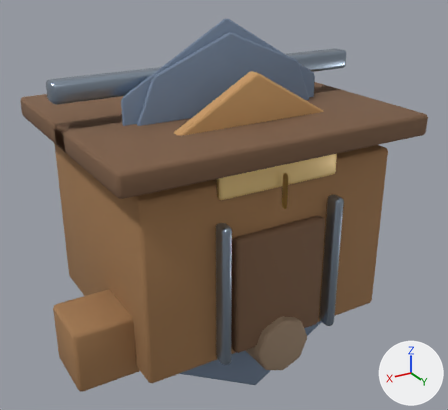
The glTF model public/assets/models/buildings/warehouse.glb as it was, and as the next commit left it.
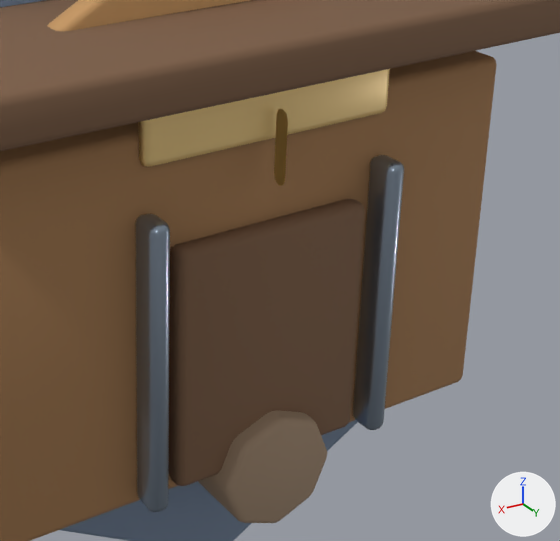
Old and new are each drawn whole from a 50 mm camera at (3.09, 5.36, 3.81) aimed at (-0.11, 0.02, 1.14) and again close up on the part from 34% to 93% of the width and 29% to 92% of the height. The axes (+X, +Y, +Z) are drawn at lower right. The lights are the same throughout. The first two pictures are the older version. Where no turn or scale is listed for an object, it has been applied to the vertices.

Script lines for the objects in view, before the commit:
```python
me_cube_594 = bpy.data.meshes.new('Cube.594')
me_cube_594.from_pydata(...)  # 47 vertices, 90 faces; spans x -0.64..0.64, y -0.04..0.04, z -0.16..0.16
me_cube_594.materials.append(mat_mat_warehouse_accent)  # beige #f9d790
me_cylinder_129 = bpy.data.meshes.new('Cylinder.129')
me_cylinder_129.from_pydata(...)  # 112 vertices, 220 faces; spans x -0.29..0.29, y -1.35..1.35, z -0.29..0.29
me_cylinder_129.materials.append(mat_mat_warehouse_stone)  # brown #9e866f
me_warehousegablemesh = bpy.data.meshes.new('warehouseGableMesh')
me_warehousegablemesh.from_pydata(...)  # 42 vertices, 80 faces; spans x -1.44..1.44, y -0.07..0.07, z 1.88..2.71
me_warehousegablemesh.materials.append(mat_mat_warehouse_woodlight)  # orange #c59761
ob_plinth = bpy.data.objects.new('plinth', me_cylinder_129)
ob_plinth.location = (0.0, 0.0, 0.15)
ob_warehousegable = bpy.data.objects.new('warehouseGable', me_warehousegablemesh)
ob_warehousegable.location = (0.0, 0.72, 0.0)
ob_warehousesign = bpy.data.objects.new('warehouseSign', me_cube_594)
ob_warehousesign.location = (0.0, 1.16, 1.92)
# also in view: 'roof.left' at (0.0, 0.6, 2.15); 'workPart' at (0.0, 1.25, 1.75); 'door' at (0.0, 1.2, 0.78); 'doorFrameL' at (-0.62, 1.23, 0.85); 'warehouseBody' at (0.0, 0.0, 1.0)
```
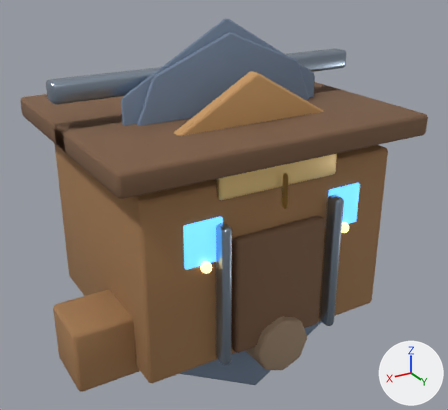
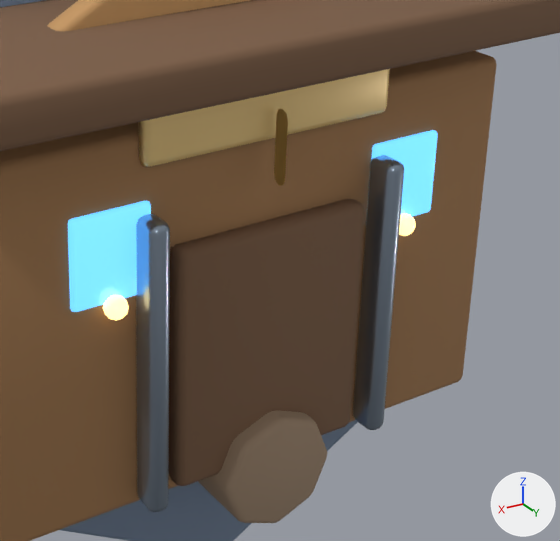
Location of each change, (x1, y1, x2, y2) in pixels of the close-ups (560 x 541 px):
```json
{"object": "window.1", "change": "added", "after": [68, 201, 151, 312], "on screen": "blue"}
{"object": "window.-1", "change": "added", "after": [371, 130, 438, 217], "on screen": "blue"}
{"object": "windowLamp.1", "change": "added", "after": [103, 295, 129, 321], "on screen": "beige"}
{"object": "windowLamp.-1", "change": "added", "after": [399, 214, 416, 236]}
```

Edits to the scene script, one JSON object a line:
```json
{"op": "add", "block": "mat_mat_warehouse_glass", "code": ["mat_mat_warehouse_glass = principled_material('MAT_warehouse_glass')", "mat_mat_warehouse_glass.base_color = (0.18, 0.58, 0.9)  # blue #76c8f3", "mat_mat_warehouse_glass.metallic = 0.12", "mat_mat_warehouse_glass.roughness = 0.12", "mat_mat_warehouse_glass.emission_color = (0.107, 0.427, 1.0)  # blue #5cafff", "mat_mat_warehouse_glass.emission_strength = 1.5"]}
{"op": "add", "block": "me_icosphere_425", "code": ["me_icosphere_425 = bpy.data.meshes.new('Icosphere.425')", "me_icosphere_425.from_pydata(...)  # an icosphere of 80 faces spanning x -0.0523..0.0523, y -0.055..0.055, z -0.055..0.055", "me_icosphere_425.materials.append(mat_mat_warehouse_glow)  # beige #f9d790, glowing beige #ffdc94"]}
{"op": "add", "block": "me_icosphere_426", "code": ["me_icosphere_426 = bpy.data.meshes.new('Icosphere.426')", "me_icosphere_426.from_pydata(...)  # an icosphere of 80 faces spanning x -0.0523..0.0523, y -0.055..0.055, z -0.055..0.055", "me_icosphere_426.materials.append(mat_mat_warehouse_glow)  # beige #f9d790, glowing beige #ffdc94"]}
{"op": "add", "block": "me_cube_801", "code": ["me_cube_801 = bpy.data.meshes.new('Cube.801')", "me_cube_801.from_pydata(...)  # 56 vertices, 108 faces; spans x -0.19..0.19, y -0.023..0.023, z -0.21..0.21", "me_cube_801.materials.append(mat_mat_warehouse_glass)  # blue #76c8f3, glowing blue #5cafff"]}
{"op": "add", "block": "me_cube_803", "code": ["me_cube_803 = bpy.data.meshes.new('Cube.803')", "me_cube_803.from_pydata(...)  # 56 vertices, 108 faces; spans x -0.19..0.19, y -0.023..0.023, z -0.21..0.21", "me_cube_803.materials.append(mat_mat_warehouse_glass)  # blue #76c8f3, glowing blue #5cafff"]}
{"op": "add", "block": "ob_windowlamp__1", "code": ["ob_windowlamp__1 = bpy.data.objects.new('windowLamp.-1', me_icosphere_425)", "ob_windowlamp__1.location = (-0.78, 1.2, 1.18)"]}
{"op": "add", "block": "ob_windowlamp_1", "code": ["ob_windowlamp_1 = bpy.data.objects.new('windowLamp.1', me_icosphere_426)", "ob_windowlamp_1.location = (0.78, 1.2, 1.18)"]}
{"op": "add", "block": "ob_window__1", "code": ["ob_window__1 = bpy.data.objects.new('window.-1', me_cube_801)", "ob_window__1.location = (-0.78, 1.16, 1.4)"]}
{"op": "add", "block": "ob_window_1", "code": ["ob_window_1 = bpy.data.objects.new('window.1', me_cube_803)", "ob_window_1.location = (0.78, 1.16, 1.4)"]}
```
